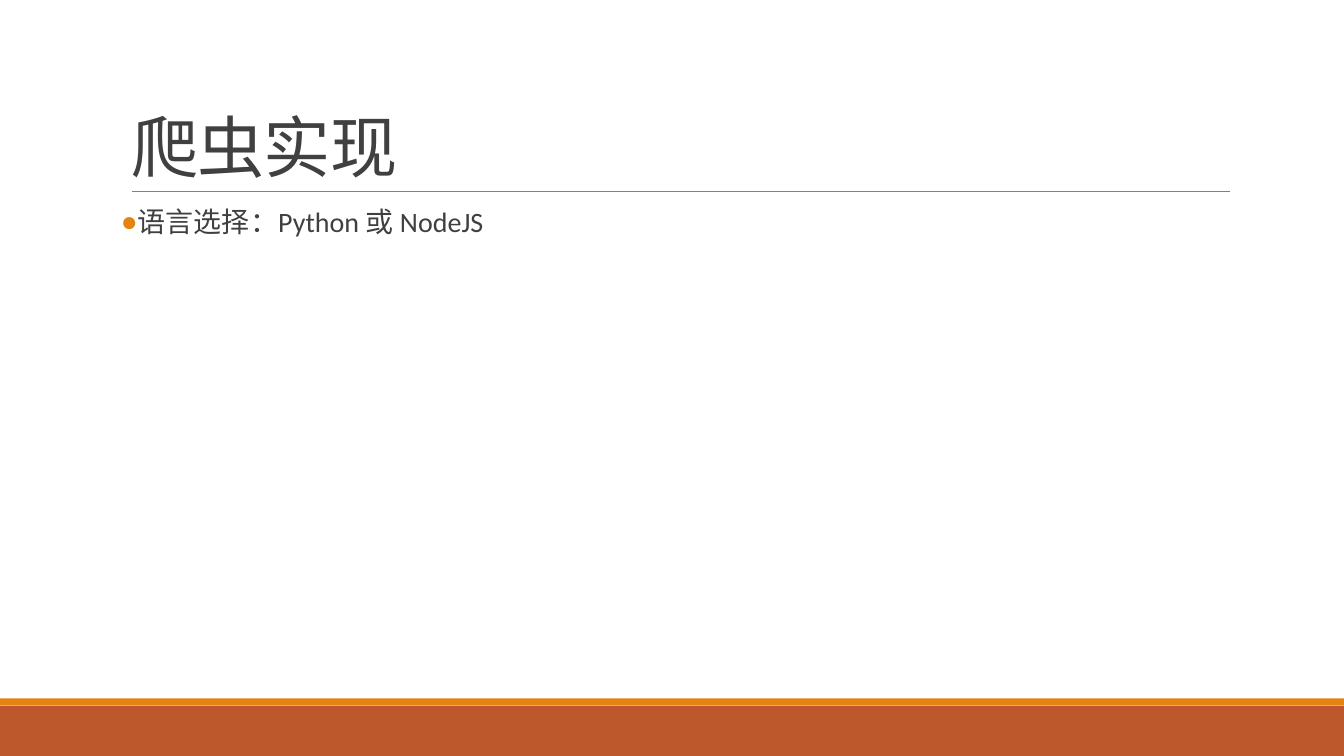
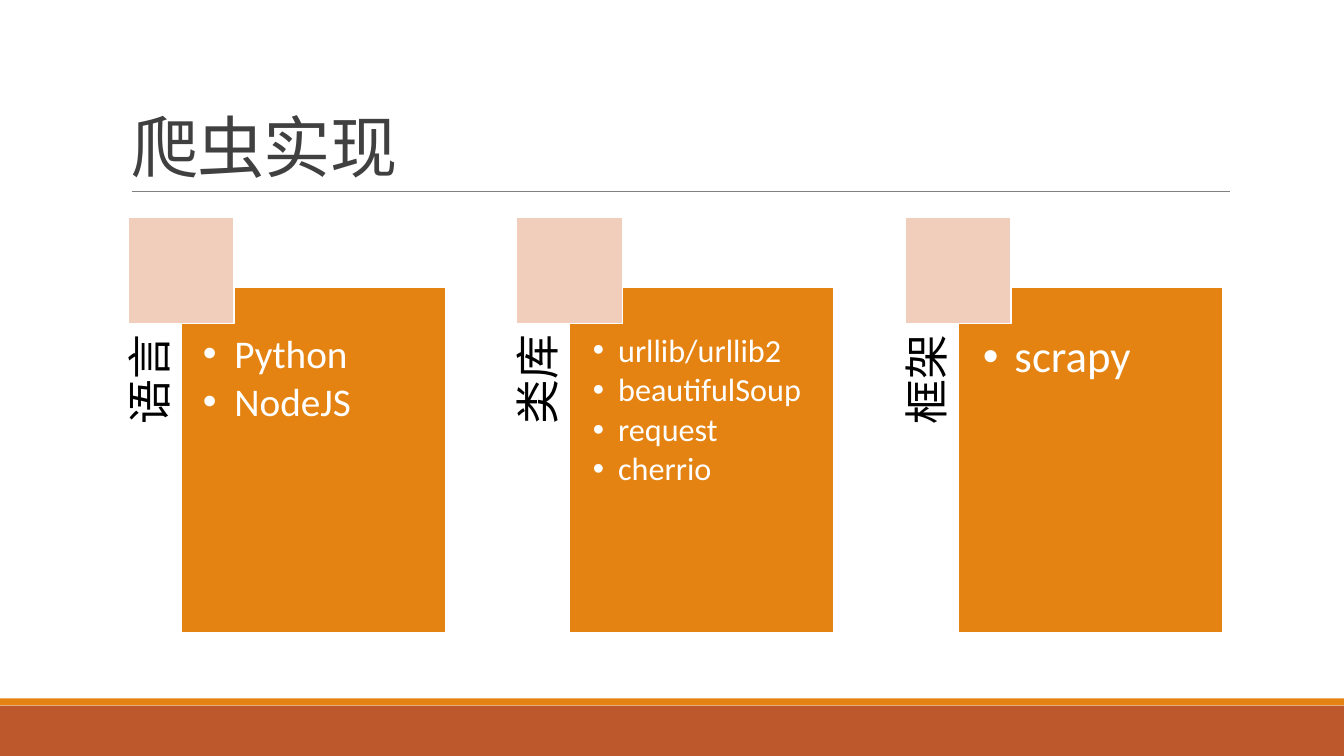
Before and after one commit to boomler/personalPractice, a slide deck: slide 36 of Web开发与网络爬虫.pptx (slide 17 before the commit). Drawn at 1344x756 pixels with LibreOffice and Linux fonts; fonts in the diff are those of the drawing. Boxes give left, top, right and bottom in pixels: in the first picture for what was removed or moved away, otherwise in the second. Text is boxed around its words. In the diff, an @@ line names an element or a change of style, - is before the commit and + after.

```diff
--- a/Web开发与网络爬虫.pptx
+++ b/Web开发与网络爬虫.pptx
@@ text removed at (138, 208, 483, 237) @@
-● 语言选择：Python 或 NodeJS
@@ group added at (114, 217, 1223, 633): 6 texts, 6 rectangles @@
+语言
+  •• Python
+  •• NodeJS
+类库
+  •• urllib/urllib2
+  •• beautifulSoup
+  •• request
+  •• cherrio
+框架
+  •• scrapy
```
Also in this commit, not shown: 9 other slides changed, 32 slides added, 7 slides removed, 12 other files.
